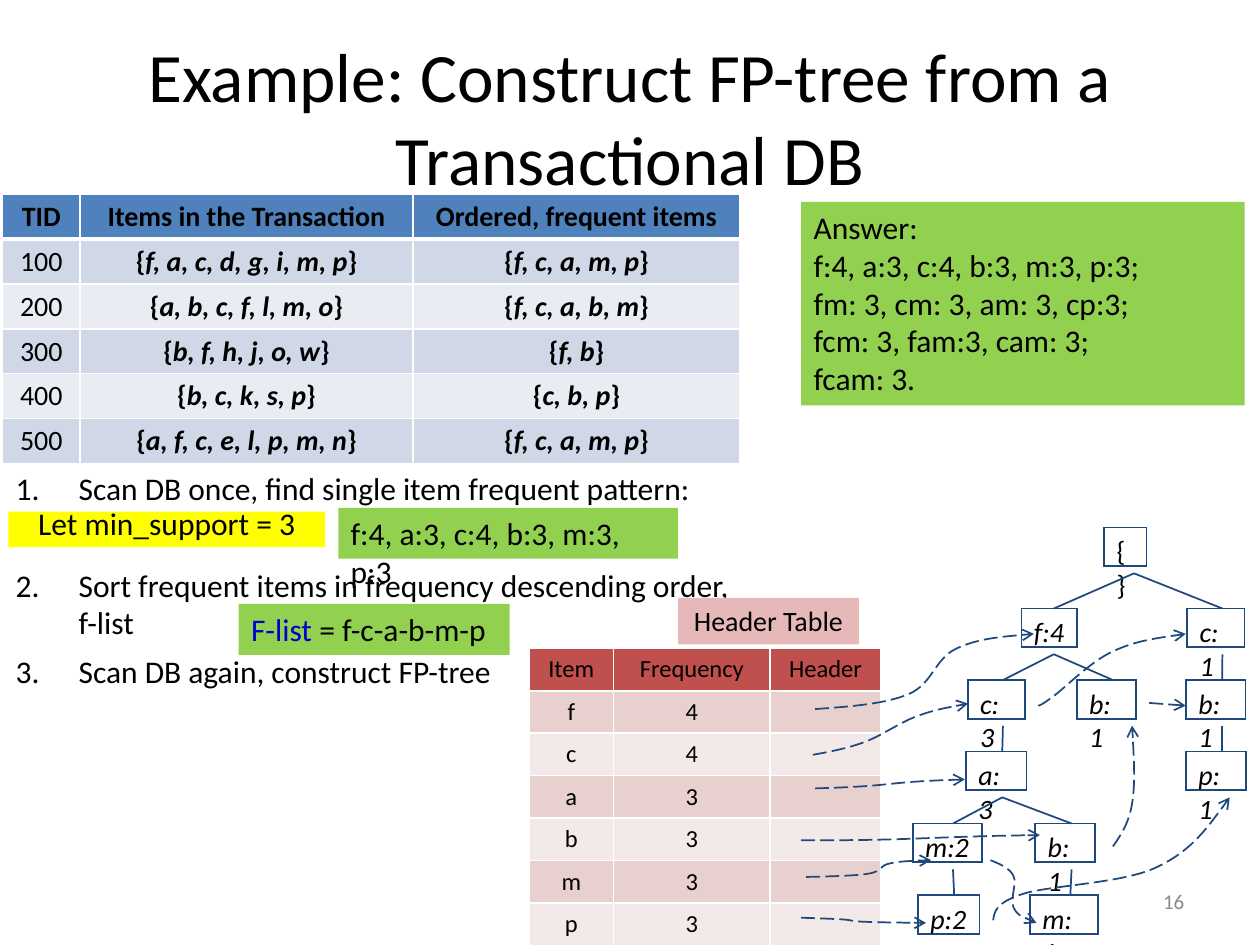
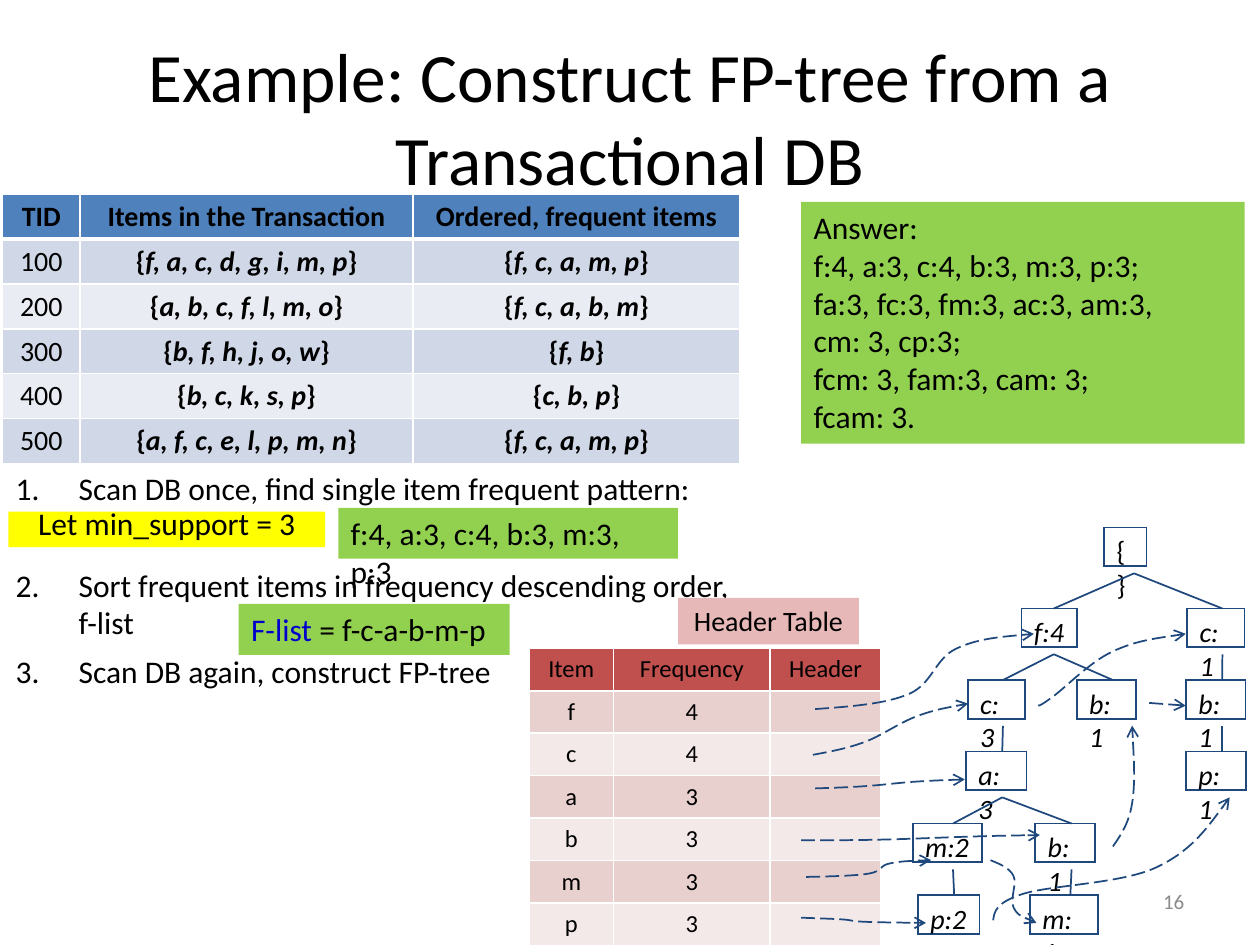
Before and after one commit to mjiang89/mjiang89.github.io, a slide deck: slide 16 of teaching/CSEx0647Fall17-10-FPGrowth.pptx. Drawn at 1260x945 pixels with LibreOffice and Linux fonts; fonts in the diff are those of the drawing. Boxes give left, top, right and bottom in pixels: in the first picture for what was removed or moved away, otherwise in the second. Text is boxed around its words. In the diff, an @@ line names an element or a change of style, - is before the commit and + after.

```diff
--- a/teaching/CSEx0647Fall17-10-FPGrowth.pptx
+++ b/teaching/CSEx0647Fall17-10-FPGrowth.pptx
@@ rectangle "Answer:": place and size @@
-rectangle "Answer:" at box(801, 202, 1245, 406)
+rectangle "Answer:" at box(801, 202, 1245, 444)
@@ text in rectangle at box(814, 293, 1152, 357): text changed @@
-fm: 3, cm: 3, am: 3, cp:3;
+fa:3, fc:3, fm:3, ac:3, am:3,
+cm: 3, cp:3;
```
Also in this commit, not shown: 4 other files.
